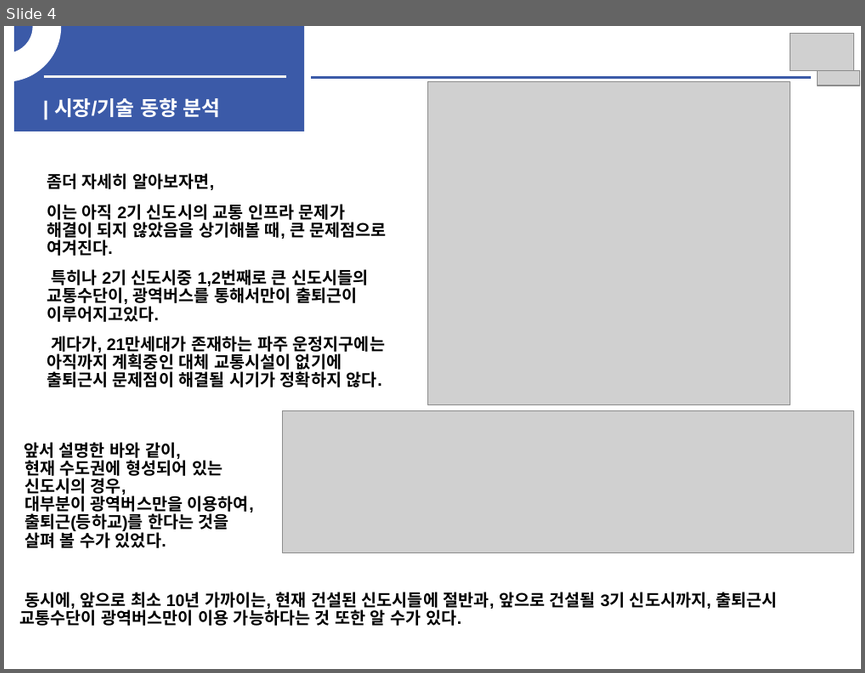
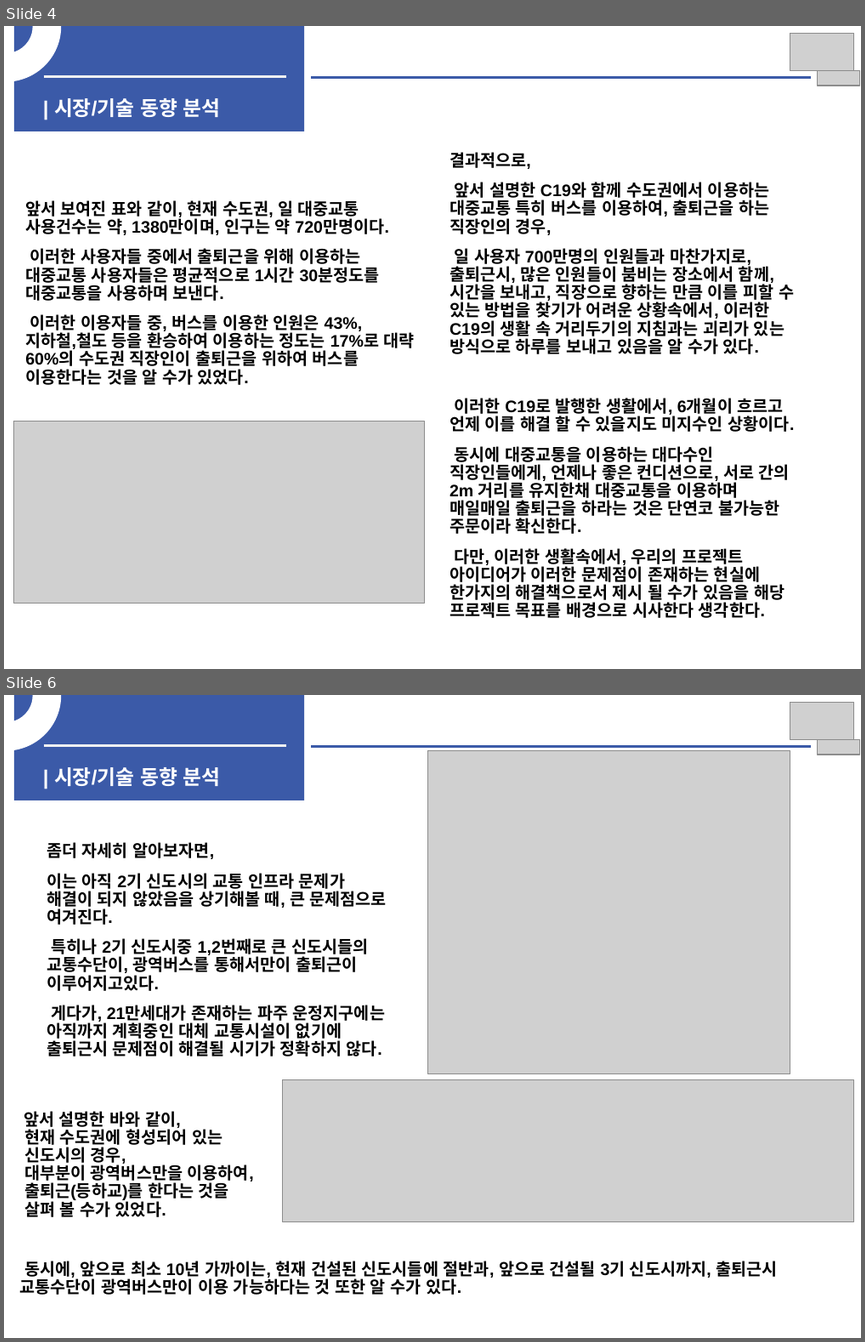
Before and after one commit to woojin1027/THE-FACO, a slide deck: 중간보고서/중간보고서.pptx. Shown one above the other, each under a label of ours: slide 4 before the commit, slides 4 and 6 after it; the slides between them are not shown. The pictures are 865x673 and 865x1342 pixels, drawn with LibreOffice and Linux fonts; fonts in the diff are those of the drawing; grey boxes stand for pictures. Boxes give left, top, right and bottom in pixels: in the first picture for what was removed or moved away, otherwise in the second. Text is boxed around its words. In the diff, an @@ line names an element or a change of style, - is before the commit and + after.

Commit message:
중간보고서 수정
시장조사부분 수정

```diff
--- a/중간보고서/중간보고서.pptx
+++ b/중간보고서/중간보고서.pptx
@@ slide 4 added at (4,26,861,669), background #FFFFFF @@
@@ arch (boxed as its full ring) added at (4,26,61,82), fill #FFFFFF, outline #FFFFFF 1 pt @@
@@ rectangle added at (14,26,305,131), fill #3B5AA8 @@
@@ picture added at (789,34,853,71) @@
@@ line added from (43, 76) to (287, 76), #F2F2F2 2.25 pt @@
@@ picture added at (817,70,860,86) @@
@@ text added at (54,98,221,117), 17 pt, text #FFFFFF, bold @@
+| 시장/기술 동향 분석
@@ line added from (311, 77) to (811, 77), #3B5AA8 2.25 pt @@
@@ text added at (449,152,794,618), 14 pt, text #000000, bold @@
+결과적으로,
+앞서 설명한 C19와 함께 수도권에서 이용하는 대중교통 특히 버스를 이용하여, 출퇴근을 하는 직장인의 경우,
+일 사용자 700만명의 인원들과 마찬가지로, 출퇴근시, 많은 인원들이 붐비는 장소에서 함께, 시간을 보내고, 직장으로 향하는 만큼 이를 피할 수 있는 방법을 찾기가 어려운 상황속에서, 이러한 C19의 생활 속 거리두기의 지침과는 괴리가 있는 방식으로 하루를 보내고 있음을 알 수가 있다.
+이러한 C19로 발행한 생활에서, 6개월이 흐르고 언제 이를 해결 할 수 있을지도 미지수인 상황이다.
+동시에 대중교통을 이용하는 대다수인 직장인들에게, 언제나 좋은 컨디션으로, 서로 간의 2m 거리를 유지한채 대중교통을 이용하며 매일매일 출퇴근을 하라는 것은 단연코 불가능한 주문이라 확신한다.
+다만, 이러한 생활속에서, 우리의 프로젝트 아이디어가 이러한 문제점이 존재하는 현실에 한가지의 해결책으로서 제시 될 수가 있음을 해당 프로젝트 목표를 배경으로 시사한다 생각한다.
@@ text added at (25,200,415,385), 14 pt, text #000000, bold @@
+앞서 보여진 표와 같이, 현재 수도권, 일 대중교통 사용건수는 약, 1380만이며, 인구는 약 720만명이다.
+이러한 사용자들 중에서 출퇴근을 위해 이용하는 대중교통 사용자들은 평균적으로 1시간 30분정도를 대중교통을 사용하며 보낸다.
+이러한 이용자들 중, 버스를 이용한 인원은 43%,
+지하철,철도 등을 환승하여 이용하는 정도는 17%로 대략 60%의 수도권 직장인이 출퇴근을 위하여 버스를 이용한다는 것을 알 수가 있었다.
@@ picture added at (14,421,424,602) @@
@@ what was slide 4 is now slide 6 @@
```
Also in this commit, not shown: 3 slides changed, 1 other slide added.
